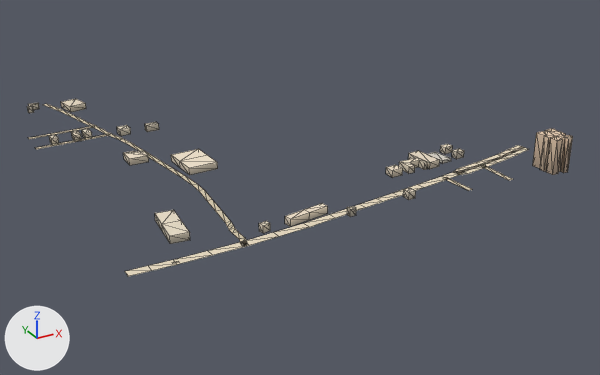
Two versions of the glTF model public/assets/bengaluru-region-v1/tiles/t39_1-l1.glb, one commit apart.
Rendered twice from a 50 mm camera at (19333.0, -104.0, 348.0) aimed at (19773.0, 697.0, -52.0). The lights are fixed; the arrows at lower left show +X, +Y and +Z. The first picture is the older version. Mesh edges are drawn as thin lines.

Names of what the first picture shows: 'building', 'ground'.
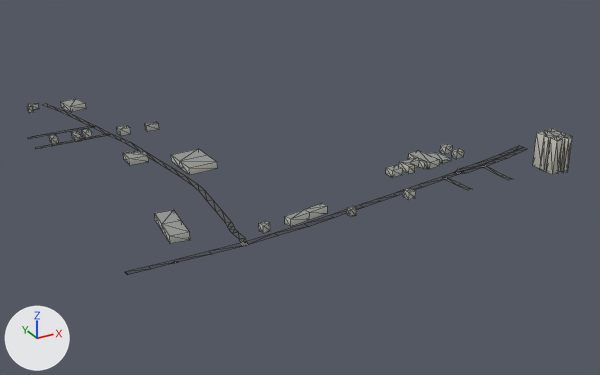
Boxes [x1, y1, x2, y2] around the edits, measured in the pictures (600 x 375 px; the box of a moved part takes in the faces that stretch with it):
'ground', reshaped: before [28, 104, 529, 276]; after [28, 104, 527, 275]
part 1 of me_building, recoloured: [27, 99, 573, 241] in both
part 2 of me_ground, rebuilt: before [243, 177, 447, 246]; after [243, 177, 446, 245]
part 3 of me_ground, rebuilt (8% narrower): before [456, 147, 529, 175]; after [460, 147, 527, 174]
part 4 of me_ground, rebuilt: [454, 145, 523, 174] in both
part 5 of me_ground, rebuilt: before [125, 242, 246, 276]; after [125, 243, 246, 275]
part 6 of me_ground, rebuilt: before [441, 172, 458, 179]; after [443, 173, 459, 178]
part 7 of me_ground, moved or reshaped: before [28, 126, 109, 149]; after [28, 126, 110, 149]
part 8 of me_ground, moved or reshaped: before [44, 104, 62, 111]; after [43, 104, 62, 111]
part 9 of me_ground, moved or reshaped: before [483, 166, 513, 180]; after [444, 166, 513, 190]
part 10 of me_ground, recoloured: [44, 104, 247, 244] in both

Patch to the scene script:
```diff
--- a/public/assets/bengaluru-region-v1/tiles/t39_1-l1.glb.py
+++ b/public/assets/bengaluru-region-v1/tiles/t39_1-l1.glb.py
@@ me_building @@
 # used by ob_building; location = (19500.0, 500.0, 0.0)
-me_building.from_pydata(...)  # 244 vertices, 322 faces; spans x 20.0..496.0, y -11.0..490.0, z 0.0..39.0
+me_building.from_pydata(...)  # 244 vertices, 400 faces; spans x 20.0..496.0, y -11.0..490.0, z 0.0..39.0
+# me_building part 1: 322 kept faces spanning x 20.0..496.0, y -11.0..490.0, z 0.0..39.0 get new vertex colours
+# edits to the shape of me_building do not show in these pictures
 me_building.materials.append(mat_building)
@@ me_ground @@
 # used by ob_ground; location = (19500.0, 500.0, 0.0)
-me_ground.from_pydata(...)  # 146 vertices, 118 faces; spans x 0.0..501.0, y -3.0..501.0, z 1.0
+me_ground.from_pydata(...)  # 149 vertices, 121 faces; spans x 0.0..500.0, y 0.0..500.0, z 1.0
+# me_ground part 2: the loose piece of 18 vertices spanning x 109.0..363.0, y -2.0..43.0, z 1.0 is rebuilt with 19 vertices and now spans x 109.0..363.0, y 0.0..42.0, z 1.0
+# me_ground part 3: the loose piece of 14 vertices spanning x 381.0..501.0, y 35.0..69.0, z 1.0 is rebuilt with 14 vertices and now spans x 381.0..500.0, y 36.0..67.0, z 1.0
+# me_ground part 4: the loose piece of 12 vertices spanning x 379.0..501.0, y 38.0..76.0, z 1.0 is rebuilt with 12 vertices and now spans x 380.0..500.0, y 39.0..75.0, z 1.0
+# me_ground part 5: the loose piece of 12 vertices spanning x 0.0..110.0, y -3.0..8.0, z 1.0 is rebuilt with 12 vertices and now spans x 0.0..110.0, y 0.0..7.0, z 1.0
+# me_ground part 6: the loose piece of 4 vertices spanning x 361.0..383.0, y 33.0..47.0, z 1.0 is rebuilt with 4 vertices and now spans x 362.0..382.0, y 35.0..46.0, z 1.0
+# me_ground part 7: 4 vertices moved from x 54.0..60.0, y 337.0..381.0, z 1.0 to x 45.0..54.0, y 337.0..381.0, z 1.0; 4 vertices removed from x 27.0..30.0, y 336.0..380.0, z 1.0; 4 vertices added at x 9.0..19.0, y 335.0..379.0, z 1.0
+# me_ground part 8: 4 vertices moved from x 46.0..58.0, y 480.0..501.0, z 1.0 to x 45.0..55.0, y 488.0..500.0, z 1.0
+# me_ground part 9: 2 vertices removed from x 417.0..423.0, y 22.0, z 1.0; 4 vertices added at x 361.0..423.0, y 14.0..17.0, z 1.0
+# me_ground part 10: 50 kept faces spanning x 45.0..125.0, y 2.0..500.0, z 1.0 get new vertex colours; the middle colour goes from beige #d7c9ae to dark grey #535556
 me_ground.materials.append(mat_ground)
```
